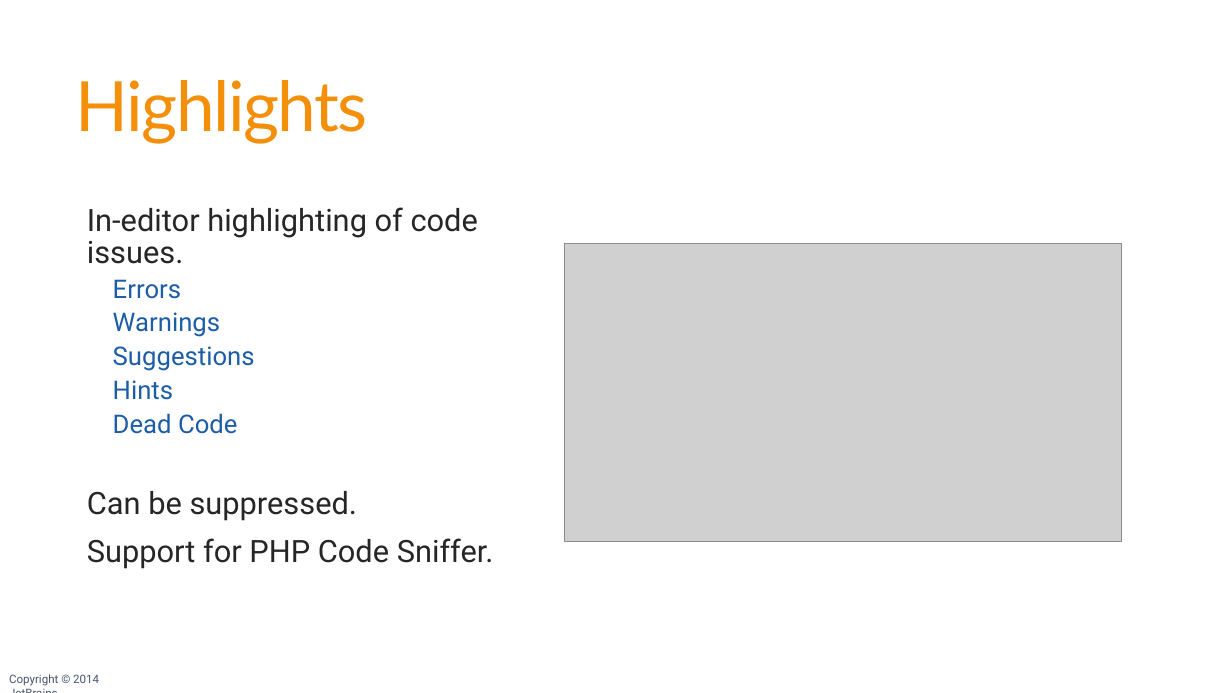
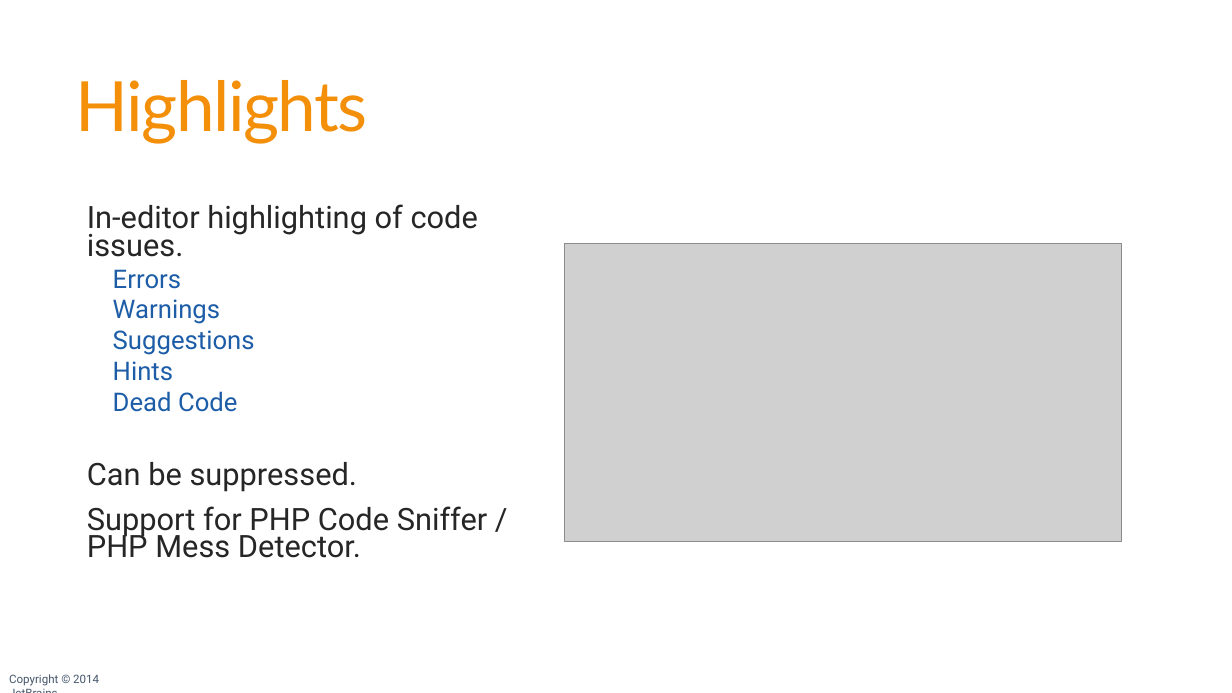
Before and after one commit to JetBrains/phpstorm-workshop, a slide deck: slide 44 of PhpStorm Workshop.pptx. Drawn at 1232x693 pixels with LibreOffice and Linux fonts; fonts in the diff are those of the drawing; grey boxes stand for pictures; background and template pictures are left out. Boxes give left, top, right and bottom in pixels: in the first picture for what was removed or moved away, otherwise in the second. Text is boxed around its words. In the diff, an @@ line names an element or a change of style, - is before the commit and + after.

Commit message:
Updated slide deck

```diff
--- a/PhpStorm Workshop.pptx
+++ b/PhpStorm Workshop.pptx
@@ text at [87,204,478,492]: line spacing 0.85 to 0.75 @@
@@ text at [87,506,488,558]: text changed @@
-  Support for PHP Code Sniffer.
+  Support for PHP Code Sniffer / PHP Mess Detector.
```
Also in this commit, not shown: 3 other slides changed, 1 other file.
